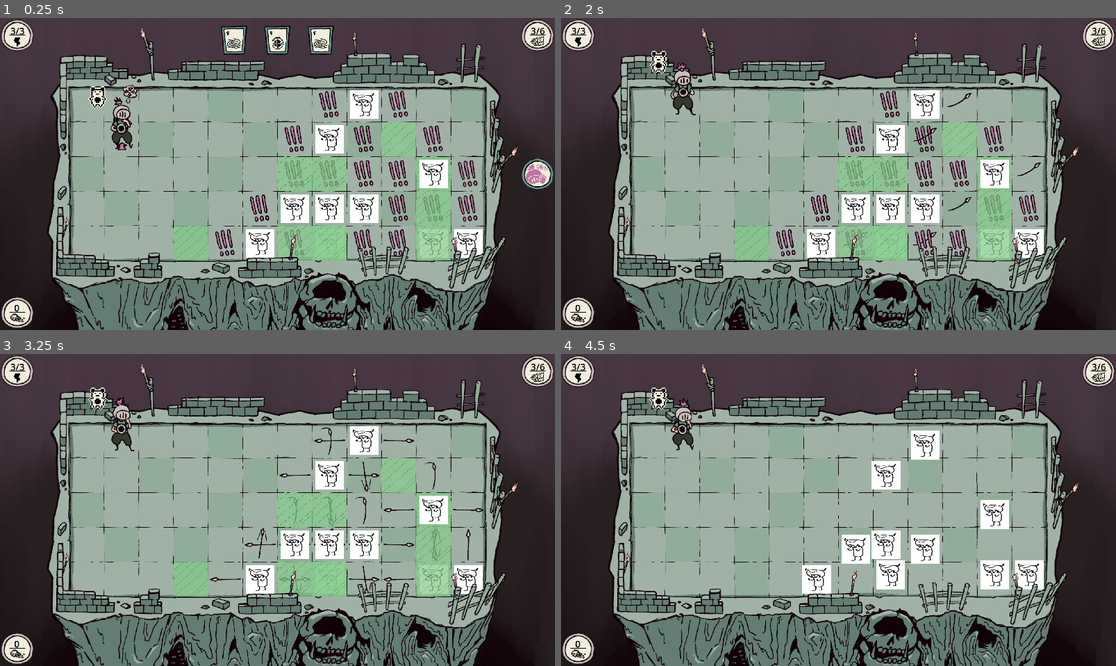
Above: before the commit, frames 1-4 (two rows, left to right).
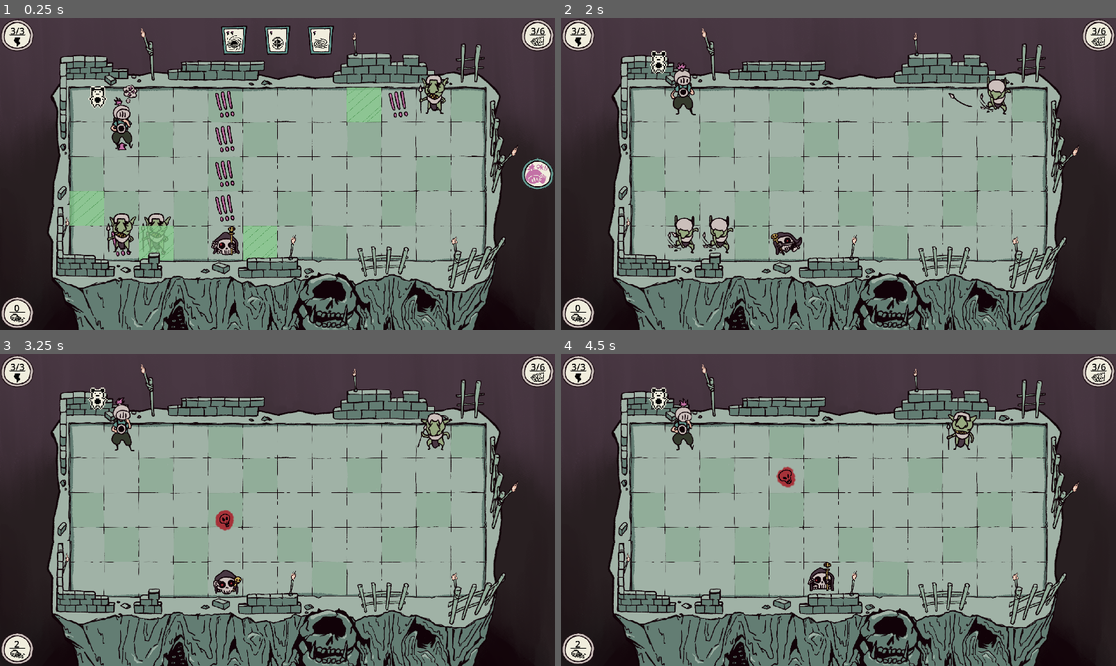
Above: after the commit, the same moments.

Repository: JonoBeach/2026WinterGameJam
Game: Godot game, scene res://Scenes/main.tscn
Two runs of this game, one before a commit and one after it. Both use one fixed random seed, a clock stepped at 60 frames per second and the inputs below. Sound files missing from this copy of the repository are replaced by a short silence.
Inputs (mouse positions are in pixels of both pictures, inside the frame that each line leads up to):
- Up to frame 1 (0.25 s): no input
- Up to frame 2 (2 s): click (1099, 174) at 0.5 s; move the mouse to (960, 158) at 1.27 s
- Up to frame 3 (3.25 s): move the mouse to (166, 525) at 2.02 s; move the mouse to (333, 441) at 2.77 s
- Up to frame 4 (4.5 s): move the mouse to (810, 572) at 3.52 s; move the mouse to (1005, 556) at 4.27 s

The runs differ from the first frame. In frame 1, 10% of the frame differs, in the area x 12-87%, y 4-78%; in frame 2, 8.7%; in frame 3, 6.9%; in frame 4, 5.4%.

Commit message:
everything works

Diff:
--- a/Scenes/BonesAttack.tscn
+++ b/Scenes/BonesAttack.tscn
@@ -43,6 +43,7 @@
 size = Vector2(60, 60)
 
 [node name="BonesAttack" type="CharacterBody2D" unique_id=1550269953]
+top_level = true
 script = ExtResource("1_rlm85")
 
 [node name="AnimatedSprite2D" type="AnimatedSprite2D" parent="." unique_id=1772104693]
--- a/Scenes/berserker.gd
+++ b/Scenes/berserker.gd
@@ -20,6 +20,7 @@
 	Global.enemy_move.connect(do_attack)
 	Global.enemy_calculate_move.connect(calculate_enemy_move)
 	Global.enemy_walk_start.connect(enemy_move)
+	Global.occupied.append(position)
 
 func _physics_process(_delta):
 	if !player == null:
@@ -37,7 +38,7 @@
 		velocity = Vector2.ZERO
 		pushdirection = ""
 		set_position(pushend)
-	if velocity == Vector2.ZERO and $Enemy_overlap.get_overlapping_areas().size()>0:
+	if $Enemy_overlap.get_overlapping_areas().size()>0:
 		$Enemy_overlap.get_overlapping_areas()[0].get_parent().killed(Vector2(0,0))
 		$Enemy_overlap/CollisionShape2D.disabled = true
 	move_and_slide()
@@ -47,6 +48,7 @@
 	return attacking_tiles
 
 func do_attack():
+	$Move_indicator.hide()
 	for attack_num in range(len(attacking_tiles)):
 		attackpos = attacking_tiles[attack_num]
 		if (attackpos in Global.spots):
@@ -65,6 +67,7 @@
 					attack_indicators[attack_num].rotation_degrees = 90
 
 	await get_tree().create_timer(1).timeout
+	$HitArea.hide()
 	hit_area.set_deferred("monitoring", false)
 	#attacking_tiles = attack_movement_patterns.enemy_attack_pattern()
 	#for tile_location in attacking_tiles:
@@ -93,7 +96,7 @@
 
 		$HitArea.show()
 		attack_indicators[attack_num].play("indicator")
-		attack_indicators[attack_num].set_position(attacking_tiles[attack_num] + Vector2(180, 60))
+		attack_indicators[attack_num].set_position(attacking_tiles[attack_num]-position + Vector2(180, 60))
 
 	move_list = []
 	movei =0
@@ -138,8 +141,8 @@
 
 	#print(move_list)
 func enemy_move():
-	$Move_indicator.hide()
-	$HitArea.hide()
+	$Enemy_overlap.set_deferred("monitoring",false)
+	$Enemy_overlap.set_deferred("monitorable",false)
 	if movei < move_list.size():
 		var move = move_list[movei]
 		movei+=1
@@ -157,11 +160,14 @@
 			end = move
 			velocity = end - position
 		else:
+			movei = 100
 			enemy_move()
 		#previous_move = end
 	else:
 		Global.occupied.append(position)
 		Global.enemy_move_finish.emit()
+		$Enemy_overlap.set_deferred("monitoring",true)
+		$Enemy_overlap.set_deferred("monitorable",true)
 
 		#previous_move = end
 		#hit_area.set_deferred("monitoring", false)
@@ -169,7 +175,6 @@
 
 func _on_hit_area_body_entered(body):
 	body.killed(get_position())
-	$Swordhit.play()
 
 
 func push(finalPos,value):
@@ -192,15 +197,15 @@
 
 func killed(area):
 	$CollisionShape2D.disabled = true
+	Global.occupied.erase(position)
+	$death.play()
+
+
+func _on_enemy_sprite_animation_finished() -> void:
+	$EnemySprite.play("Face")
+
+
+func _on_death_finished() -> void:
 	Global.enemies_alive-=1
 	Global.coins+=1
-	Global.occupied.erase(position)
-	$death.play()
-
-
-func _on_enemy_sprite_animation_finished() -> void:
-	$EnemySprite.play("Face")
-
-
-func _on_death_finished() -> void:
 	queue_free()
--- a/Scenes/berserker.tscn
+++ b/Scenes/berserker.tscn
@@ -39,7 +39,7 @@
 size = Vector2(100, 100)
 
 [sub_resource type="RectangleShape2D" id="RectangleShape2D_fxokm"]
-size = Vector2(120, 120)
+size = Vector2(100, 100)
 
 [sub_resource type="AtlasTexture" id="AtlasTexture_qqxsh"]
 atlas = ExtResource("2_jbovf")
@@ -120,39 +120,50 @@
 shape = SubResource("RectangleShape2D_jbovf")
 
 [node name="HitArea" type="Area2D" parent="." unique_id=1509851348]
-top_level = true
 position = Vector2(-120, 0)
 collision_layer = 2
 monitoring = false
+
+[node name="Hitbox2" type="CollisionShape2D" parent="HitArea" unique_id=1233208874]
+position = Vector2(180, -60)
+shape = SubResource("RectangleShape2D_fxokm")
 
 [node name="Hitbox" type="CollisionShape2D" parent="HitArea" unique_id=1403382977]
 position = Vector2(60, 60)
 shape = SubResource("RectangleShape2D_fxokm")
 
+[node name="Hitbox3" type="CollisionShape2D" parent="HitArea" unique_id=1342045857]
+position = Vector2(300, 60)
+shape = SubResource("RectangleShape2D_fxokm")
+
+[node name="Hitbox4" type="CollisionShape2D" parent="HitArea" unique_id=758448544]
+position = Vector2(180, 180)
+shape = SubResource("RectangleShape2D_fxokm")
+
 [node name="EnemAttack" type="AnimatedSprite2D" parent="HitArea" unique_id=780800625]
 z_index = -1
-position = Vector2(180, 60)
+position = Vector2(60, 60)
 sprite_frames = SubResource("SpriteFrames_2krqq")
-animation = &"indicator"
+animation = &"attack"
 autoplay = "indicator"
 
 [node name="EnemAttackInd1" type="AnimatedSprite2D" parent="HitArea" unique_id=49041787]
 z_index = -1
-position = Vector2(180, 60)
+position = Vector2(180, -60)
 sprite_frames = SubResource("SpriteFrames_2krqq")
 animation = &"indicator"
 autoplay = "indicator"
 
 [node name="EnemAttackInd2" type="AnimatedSprite2D" parent="HitArea" unique_id=270055723]
 z_index = -1
-position = Vector2(180, 60)
+position = Vector2(180, 180)
 sprite_frames = SubResource("SpriteFrames_2krqq")
 animation = &"indicator"
 autoplay = "indicator"
 
 [node name="EnemAttackInd3" type="AnimatedSprite2D" parent="HitArea" unique_id=833122125]
 z_index = -1
-position = Vector2(180, 60)
+position = Vector2(300, 60)
 sprite_frames = SubResource("SpriteFrames_2krqq")
 animation = &"indicator"
 autoplay = "indicator"
@@ -180,4 +191,5 @@
 stream = ExtResource("7_j603l")
 volume_db = -5.0
 
+[connection signal="body_entered" from="HitArea" to="." method="_on_hit_area_body_entered"]
 [connection signal="finished" from="death" to="." method="_on_death_finished"]
--- a/Scripts/bones.gd
+++ b/Scripts/bones.gd
@@ -19,6 +19,7 @@
 	Global.enemy_move.connect(do_attack)
 	Global.enemy_calculate_move.connect(calculate_enemy_move)
 	Global.enemy_walk_start.connect(enemy_move)
+	Global.occupied.append(position)
 
 func _physics_process(_delta):
 	if !player == null:
@@ -37,7 +38,7 @@
 		pushdirection = ""
 		set_position(pushend)
 		hitIndic()
-	if velocity == Vector2.ZERO and $Enemy_overlap.get_overlapping_areas().size()>0:
+	if $Enemy_overlap.get_overlapping_areas().size()>0:
 		$Enemy_overlap.get_overlapping_areas()[0].get_parent().killed(Vector2(0,0))
 		$Enemy_overlap/CollisionShape2D.disabled = true
 	move_and_slide()
@@ -88,8 +89,8 @@
 		var instance = scene.instantiate()
 		instance.set_position(attackpos)
 		instance.direction = attackdirection
-		get_parent().add_child(instance)
-		await get_tree().create_timer(4).timeout
+		add_child(instance)
+		#await get_tree().create_timer(4).timeout
 
 	#attacking_tiles = attack_movement_patterns.enemy_attack_pattern()
 	#for tile_location in attacking_tiles:
@@ -100,6 +101,10 @@
 					#print("%s has been attacked" % body)
 					#
 
+
+
+
+func done():
 	Global.occupied.erase(position)
 	Global.enemy_attack_finish.emit()
 
@@ -156,6 +161,8 @@
 
 	#print(move_list)
 func enemy_move():
+	$Enemy_overlap.set_deferred("monitoring",false)
+	$Enemy_overlap.set_deferred("monitorable",false)
 	if movei < move_list.size():
 		var move = move_list[movei]
 		movei+=1
@@ -173,11 +180,14 @@
 			end = move
 			velocity = end - position
 		else:
+			movei = 100
 			enemy_move()
 		#previous_move = end
 	else:
 		Global.occupied.append(position)
 		Global.enemy_move_finish.emit()
+		$Enemy_overlap.set_deferred("monitoring",true)
+		$Enemy_overlap.set_deferred("monitorable",true)
 
 		#previous_move = end
 		#hit_area.set_deferred("monitoring", false)
@@ -204,16 +214,17 @@
 
 func killed(area):
 	$CollisionShape2D.disabled = true
+
+	Global.occupied.erase(position)
+	$death.play()
+
+
+func _on_enemy_sprite_animation_finished() -> void:
+	$EnemySprite.play("Face")
+
+
+
+func _on_death_finished() -> void:
 	Global.enemies_alive-=1
 	Global.coins+=1
-	Global.occupied.erase(position)
-	$death.play()
-
-
-func _on_enemy_sprite_animation_finished() -> void:
-	$EnemySprite.play("Face")
-
-
-
-func _on_death_finished() -> void:
 	queue_free()
--- a/Scripts/bones_attack.gd
+++ b/Scripts/bones_attack.gd
@@ -1,5 +1,4 @@
 extends CharacterBody2D
-
 
 var direction
 
@@ -14,14 +13,19 @@
 		"right":
 			velocity.x = 120
 	await get_tree().create_timer(3).timeout
-	queue_free()
+	kill()
 
 func _physics_process(delta: float) -> void:
 	if position.x < 180 or position.x > 1620 or position.y<180 or position.y>780:
-		queue_free()
+		kill()
 	move_and_slide()
 
+func kill():
+	var enem = get_parent()
+	if enem != null:
+		enem.done()
+	queue_free()
 
 func _on_area_2d_body_entered(body: Node2D) -> void:
 	body.killed(get_position())
-	queue_free()
+	kill()
--- a/Scripts/enemy.gd
+++ b/Scripts/enemy.gd
@@ -19,6 +19,7 @@
 	Global.enemy_move.connect(do_attack)
 	Global.enemy_calculate_move.connect(calculate_enemy_move)
 	Global.enemy_walk_start.connect(enemy_move)
+	Global.occupied.append(position)
 
 func _physics_process(_delta):
 	if !player == null:
@@ -36,7 +37,7 @@
 		velocity = Vector2.ZERO
 		pushdirection = ""
 		set_position(pushend)
-	if velocity == Vector2.ZERO and $Enemy_overlap.get_overlapping_areas().size()>0:
+	if $Enemy_overlap.get_overlapping_areas().size()>0:
 		$Enemy_overlap.get_overlapping_areas()[0].get_parent().killed(Vector2(0,0))
 		$Enemy_overlap/CollisionShape2D.disabled = true
 	move_and_slide()
@@ -46,6 +47,7 @@
 	pass
 
 func do_attack():
+	$Move_indicator.hide()
 	if (attackpos in Global.spots):
 		$EnemySprite.play("Attack")
 		await get_tree().create_timer(.35).timeout
@@ -135,7 +137,8 @@
 
 	#print(move_list)
 func enemy_move():
-	$Move_indicator.hide()
+	$Enemy_overlap.set_deferred("monitoring",false)
+	$Enemy_overlap.set_deferred("monitorable",false)
 	if movei < move_list.size():
 		var move = move_list[movei]
 		movei+=1
@@ -153,12 +156,14 @@
 			end = move
 			velocity = end - position
 		else:
+			movei = 100
 			enemy_move()
 		#previous_move = end
 	else:
 		Global.occupied.append(position)
 		Global.enemy_move_finish.emit()
-
+		$Enemy_overlap.set_deferred("monitoring",true)
+		$Enemy_overlap.set_deferred("monitorable",true)
 		#previous_move = end
 		#hit_area.set_deferred("monitoring", false)
 
@@ -188,14 +193,15 @@
 
 func killed(area):
 	$CollisionShape2D.disabled = true
+
+	Global.occupied.erase(position)
+	$death.play()
+
+func _on_enemy_sprite_animation_finished() -> void:
+	$EnemySprite.play("Face")
+
+
+func _on_death_finished() -> void:
 	Global.enemies_alive-=1
 	Global.coins+=1
-	Global.occupied.erase(position)
-	$death.play()
-
-func _on_enemy_sprite_animation_finished() -> void:
-	$EnemySprite.play("Face")
-
-
-func _on_death_finished() -> void:
 	queue_free()
--- a/Scripts/global.gd
+++ b/Scripts/global.gd
@@ -8,12 +8,12 @@
 signal enemy_calculate_move()
 signal enemy_attack_finish()
 signal enemy_walk_start()
-var Moves = ["defend","defend","gust","gust","gust","spike"]
+var Moves = ["defend","defend","horizon","gust","gust","spike"]
 var spots
 var playerpos
 var occupied = []
 var spikes = [] #stores current positions of spikes
 var shields = [] #stores current positions of shields
 var coins = 0
-var enemy_count = 10
+var enemy_count = 4
 var enemies_alive = 0
--- a/Scripts/main.gd
+++ b/Scripts/main.gd
@@ -40,7 +40,7 @@
 	for x in range(0,Global.enemy_count):
 		if spots.size()>0:
 			Global.enemies_alive+=1
-			match rng.randi_range(4,4):#1,rand_range):
+			match rng.randi_range(1,rand_range):
 				1:
 					var scene = preload("res://Scenes/enemy.tscn")
 					var instance = scene.instantiate()
@@ -73,10 +73,10 @@
 
 # Called every frame. 'delta' is the elapsed time since the previous frame.
 func _process(delta: float) -> void:
-	print(enemies_attacked,enemies_finished, Global.enemies_alive,Global.occupied)
 	if (enemies_finished >= Global.enemies_alive) and enemies_finished>0 and !dead:
 		$Mainhud.reset()
 		$Player.movedecide()
+		enemies_attacked=0
 		enemies_finished = 0
 		Global.enemy_calculate_move.emit()
 	if (enemies_attacked >= Global.enemies_alive) and enemies_attacked > 0 and !dead:
--- a/Scripts/player.gd
+++ b/Scripts/player.gd
@@ -223,6 +223,7 @@
 	$Gust.hide()
 	$Spike.hide()
 	$Fireball.hide()
+	$Horizon.hide()
 	$Tamadachi.play("Action")
 	$Spell.play()
 	await get_tree().create_timer(0.85).timeout
